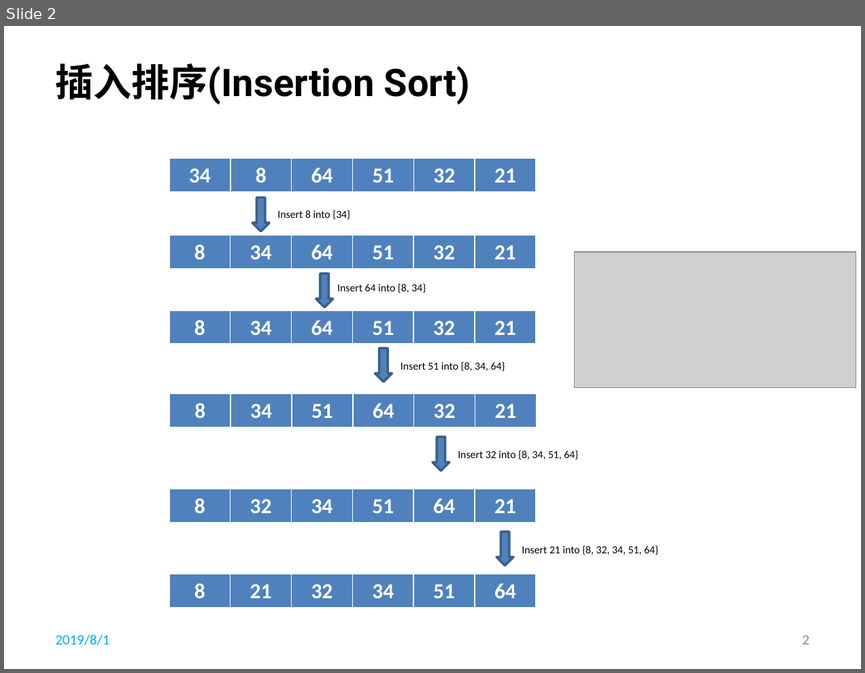
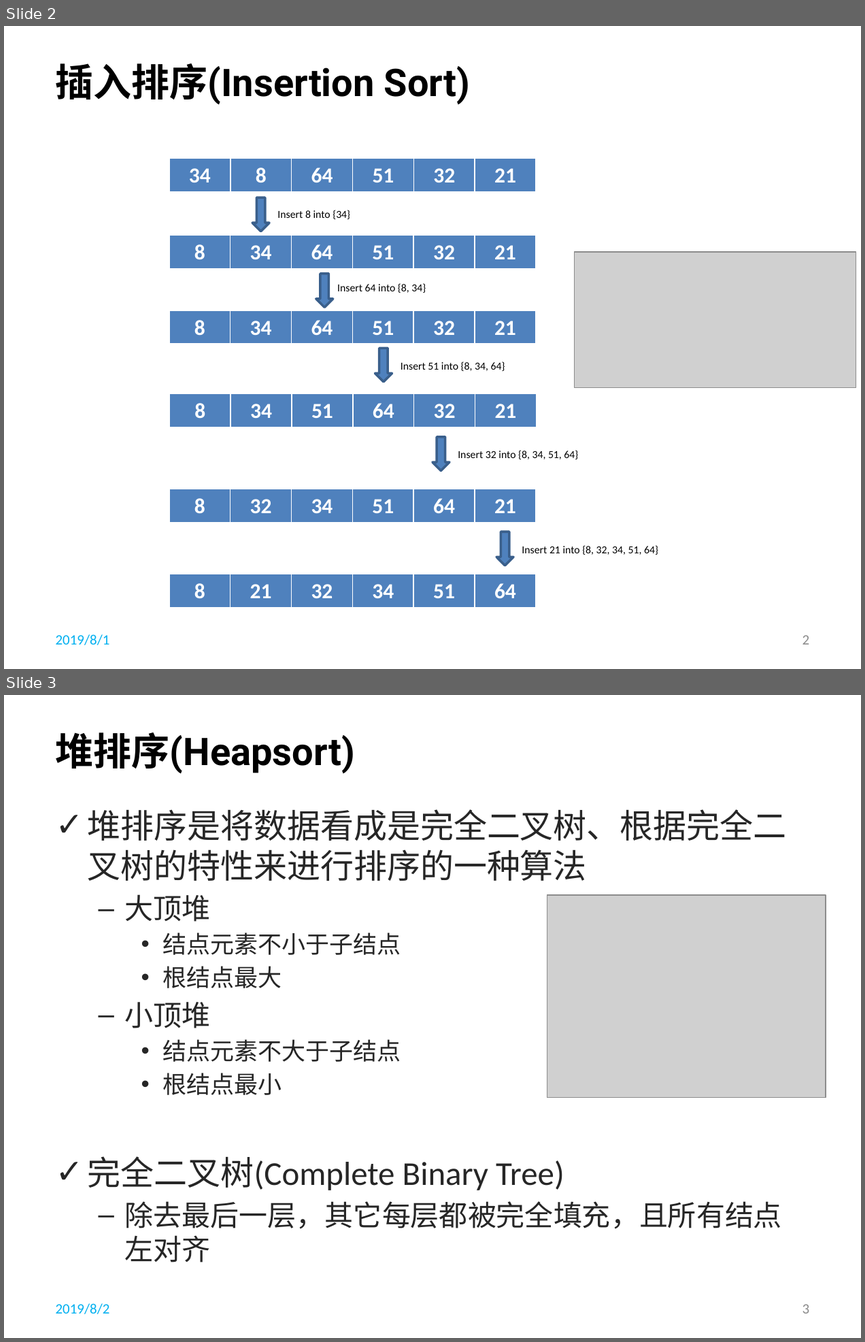
Before and after one commit to li-shengli/selfstudy, a slide deck: PPT/Data Structures and Algorithm Analysis in Java - Sorting.pptx. Shown one above the other, each under a label of ours: slide 2 before the commit, slides 2 and 3 after it. The pictures are 865x673 and 865x1342 pixels, drawn with LibreOffice and Linux fonts; fonts in the diff are those of the drawing; grey boxes stand for pictures; background and template pictures are left out. Boxes give left, top, right and bottom in pixels: in the first picture for what was removed or moved away, otherwise in the second. Text is boxed around its words. In the diff, an @@ line names an element or a change of style, - is before the commit and + after.

```diff
--- a/PPT/Data Structures and Algorithm Analysis in Java - Sorting.pptx
+++ b/PPT/Data Structures and Algorithm Analysis in Java - Sorting.pptx
@@ slide 3 added at (4,695,861,1338), background picture (left out) @@
@@ title added at (56,732,355,774), 32 pt, text #000000, bold @@
+堆排序(Heapsort)
@@ text added at (88,809,787,1262), 28 pt, text #262626 @@
+✓ 堆排序是将数据看成是完全二叉树、根据完全二叉树的特性来进行排序的一种算法
+  – 大顶堆
+    • 结点元素不小于子结点
+    • 根结点最大
+  – 小顶堆
+    • 结点元素不大于子结点
+    • 根结点最小
+✓ 完全二叉树(Complete Binary Tree)
+  – 除去最后一层，其它每层都被完全填充，且所有结点左对齐
@@ picture added at (547,895,825,1097) @@
@@ text added at (56,1303,110,1314), 12 pt, text #00B0F0 @@
+2019/8/2
@@ page number added at (802,1304,810,1313), 12 pt, text #8C8C8C @@
+3
```
Also in this commit, not shown: 5 other slides added.
